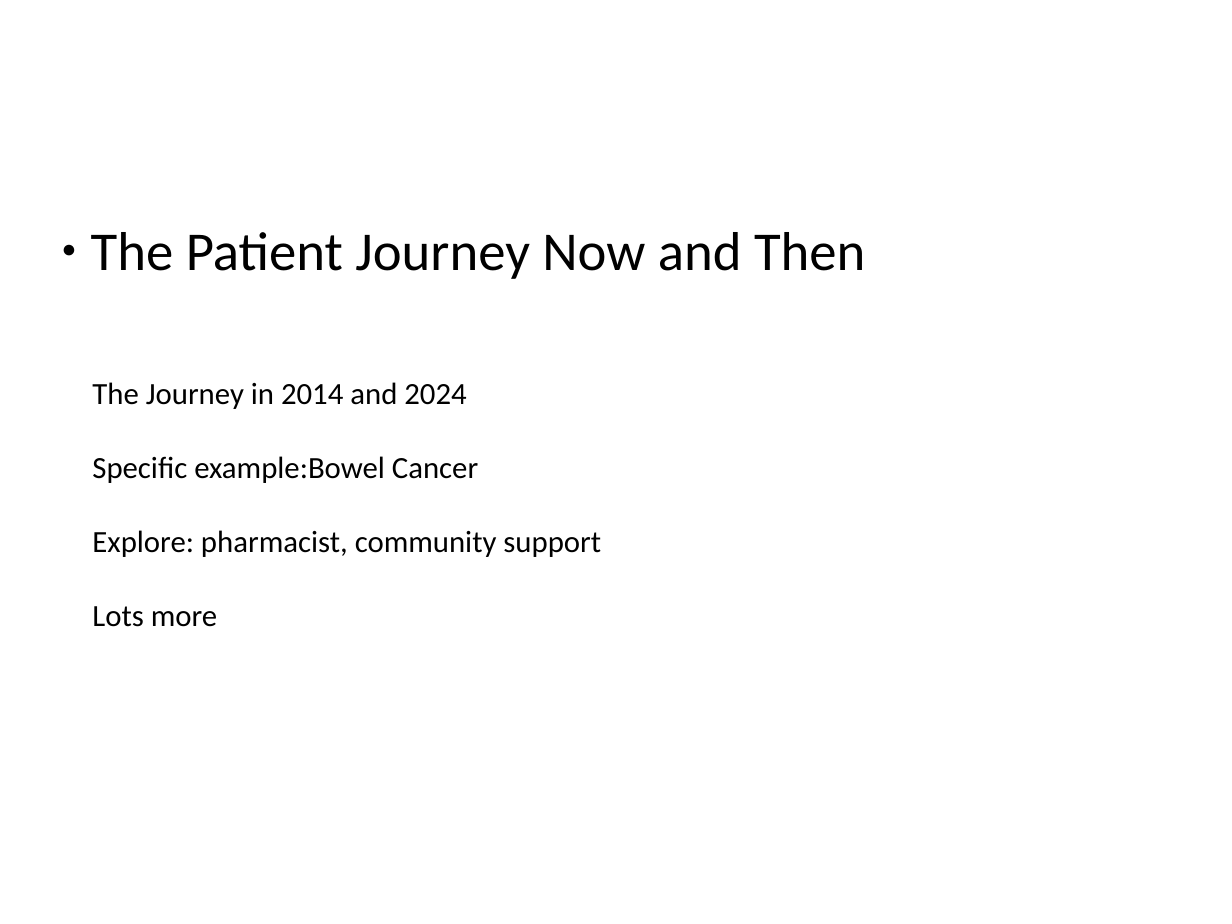
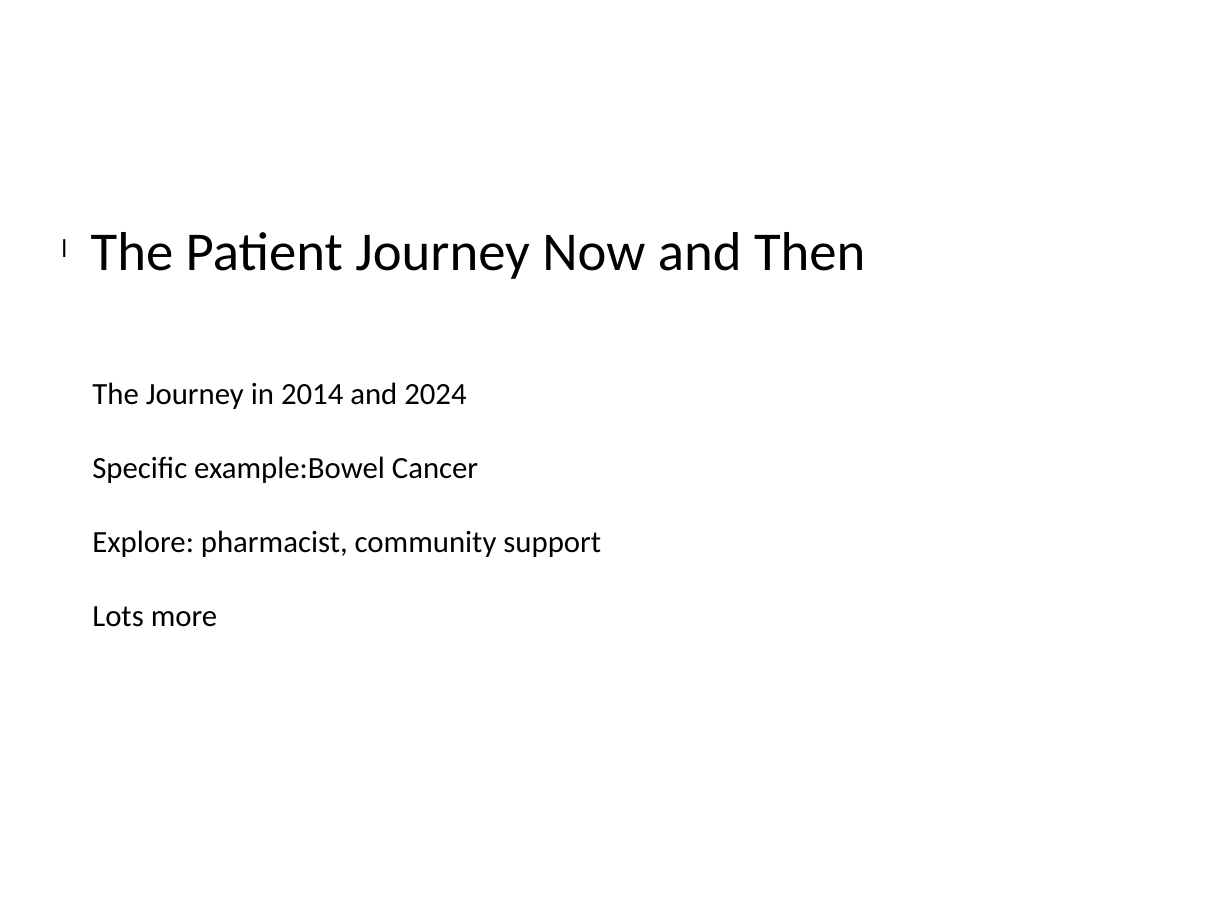
Before and after one commit to CodeTheCity/EMP, a slide deck: slide 3 of future/nhs-timeline.pptx. Drawn at 1232x924 pixels with LibreOffice and Linux fonts; fonts in the diff are those of the drawing. Boxes give left, top, right and bottom in pixels: in the first picture for what was removed or moved away, otherwise in the second. Text is boxed around its words. In the diff, an @@ line names an element or a change of style, - is before the commit and + after.

```diff
--- a/future/nhs-timeline.pptx
+++ b/future/nhs-timeline.pptx
@@ text "The Patient Journey Now and ..." at (91, 232, 865, 279): bullet ● to l @@
```
Also in this commit, not shown: 3 other slides changed, 1 slide added.
